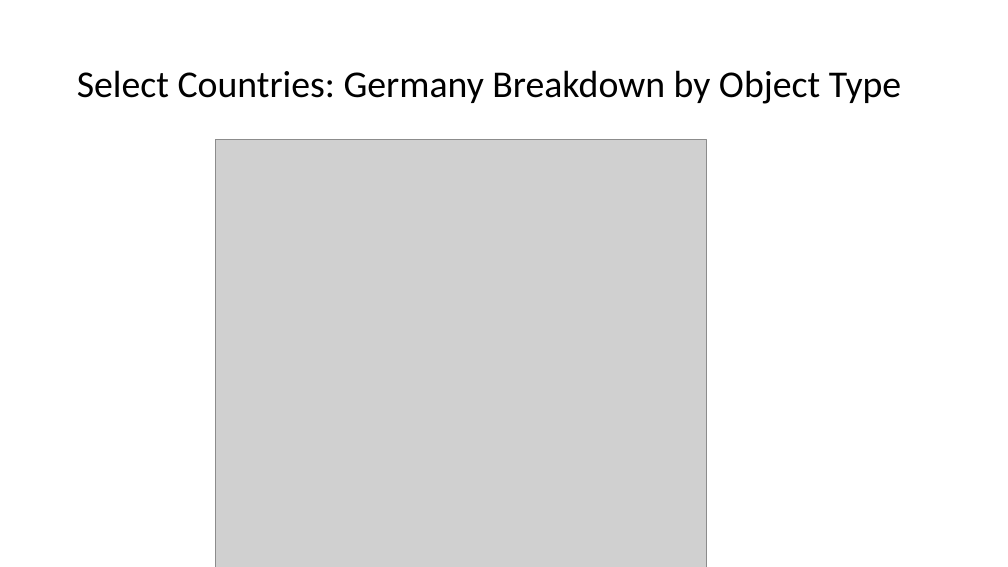
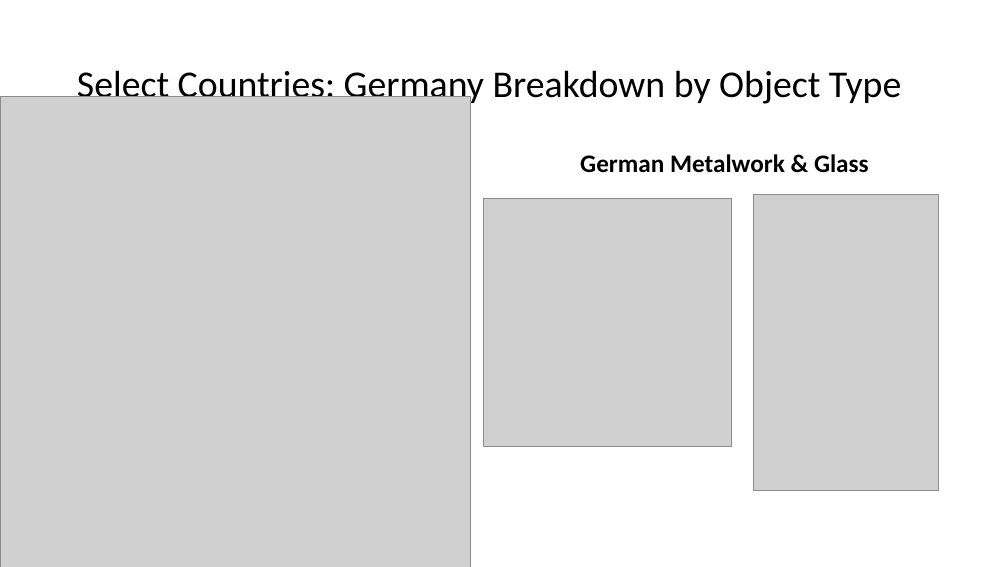
Before and after one commit to bjwlknsn/TheMetTeamProject, a slide deck: slide 12 of The Metropolitan Museum of Art.pptx. Drawn at 1008x567 pixels with LibreOffice and Linux fonts; fonts in the diff are those of the drawing; grey boxes stand for pictures. Boxes give left, top, right and bottom in pixels: in the first picture for what was removed or moved away, otherwise in the second. Text is boxed around its words. In the diff, an @@ line names an element or a change of style, - is before the commit and + after.

```diff
--- a/The Metropolitan Museum of Art.pptx
+++ b/The Metropolitan Museum of Art.pptx
@@ picture: place and size @@
-picture at <box>216,139,706,567</box>
+picture at <box>0,96,471,567</box>
@@ text added at <box>580,154,869,173</box>, 24 pt, text #000000, bold @@
+German Metalwork & Glass
@@ picture added at <box>484,198,732,446</box> @@
@@ picture added at <box>754,194,939,491</box> @@
```
Also in this commit, not shown: 12 other slides changed, 26 other files.
